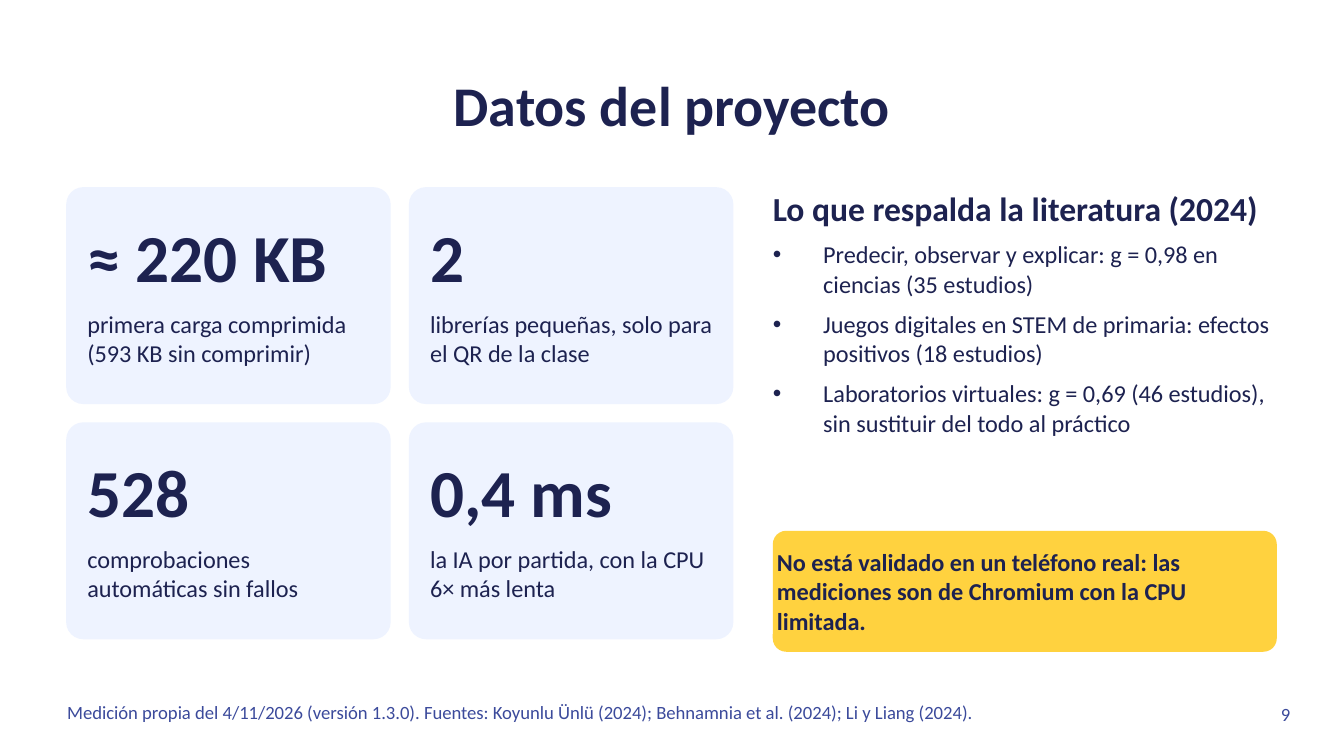
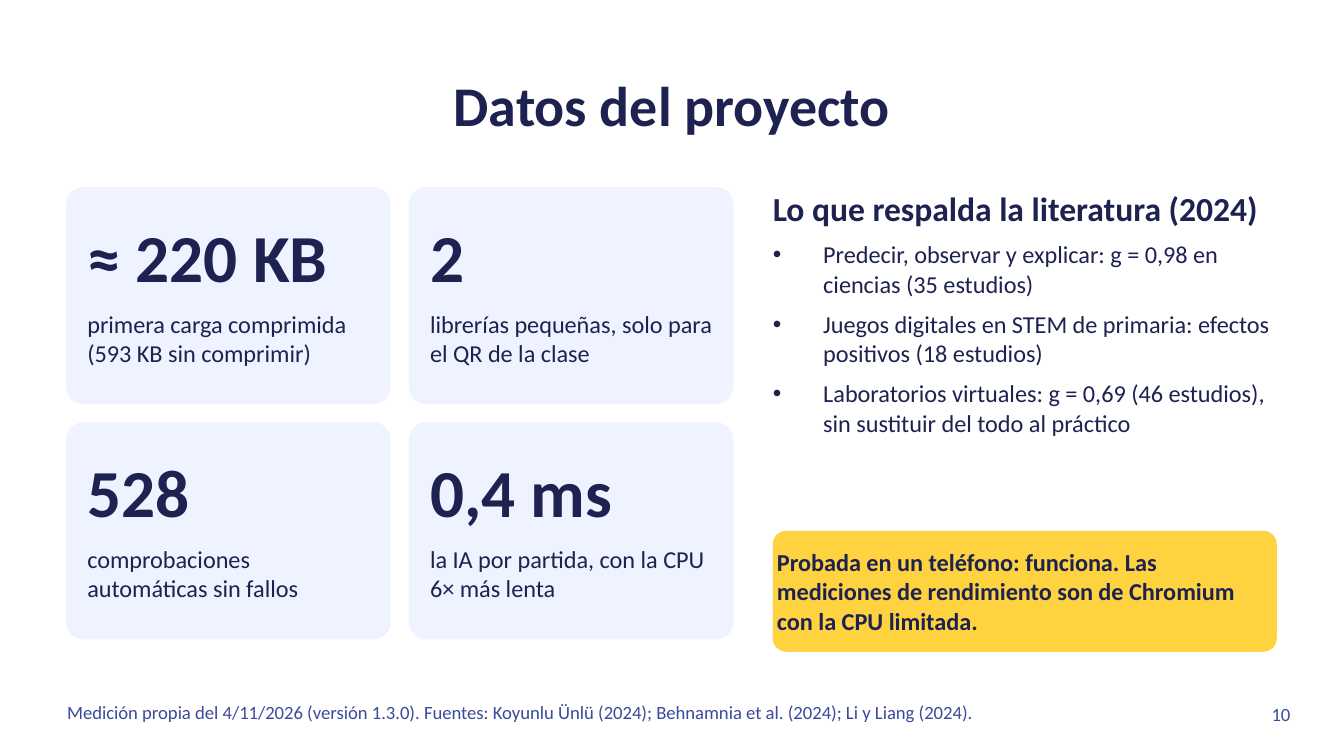
Before and after one commit to danielvaldess/chispa-lab, a slide deck: slide 10 of docs/presentacion/Chispa-Lab-hack4edu-2026.pptx (slide 9 before the commit). Drawn at 1344x756 pixels with LibreOffice and Linux fonts; fonts in the diff are those of the drawing. Boxes give left, top, right and bottom in pixels: in the first picture for what was removed or moved away, otherwise in the second. Text is boxed around its words. In the diff, an @@ line names an element or a change of style, - is before the commit and + after.

Commit message:
docs: enlaces de descarga, diapositiva de docentes, guion que cabe en 5 minutos, vídeos 08 y 09, prueba en teléfono del autor y procedencia recalculada

```diff
--- a/docs/presentacion/Chispa-Lab-hack4edu-2026.pptx
+++ b/docs/presentacion/Chispa-Lab-hack4edu-2026.pptx
@@ text in rounded rectangle at [777,554,1234,630]: text changed @@
-No está validado en un teléfono real: las mediciones son de Chromium con la CPU limitada.
+Probada en un teléfono: funciona. Las mediciones de rendimiento son de Chromium con la CPU limitada.
@@ page number at [1272,709,1291,721]: text changed @@
-9
+10
```
Also in this commit, not shown: 2 other slides changed, 1 slide added, 16 other files.
